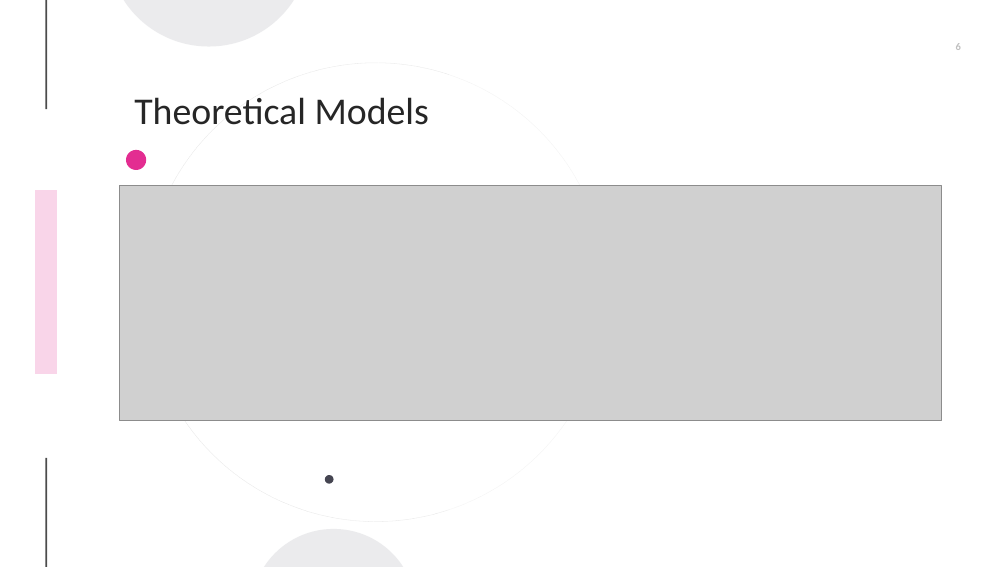
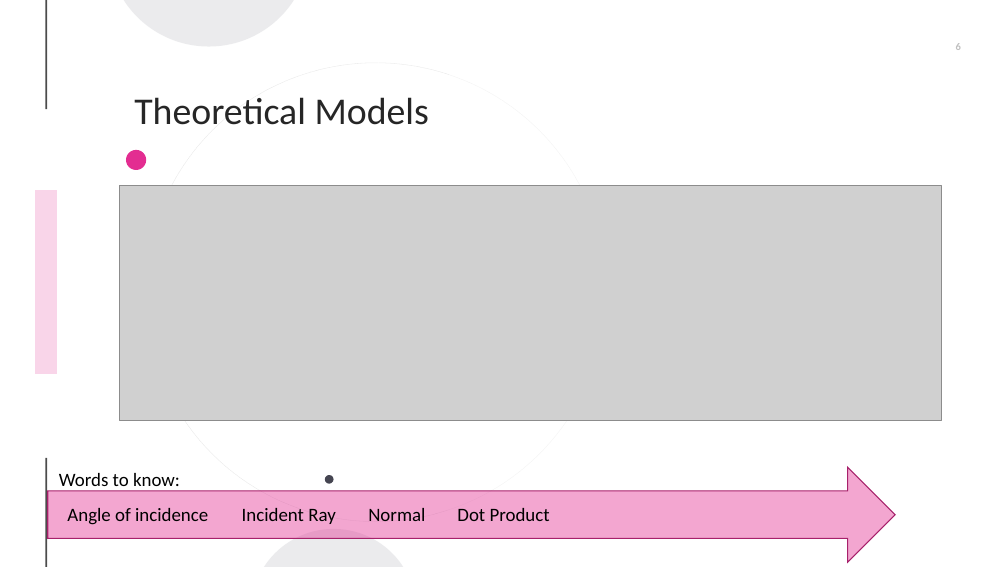
Before and after one commit to sorainsm/library-of-lighting-models, a slide deck: slide 6 of Commonality-Analysis/Lighting for Computer Graphics.pptx. Drawn at 1008x567 pixels with LibreOffice and Linux fonts; fonts in the diff are those of the drawing; grey boxes stand for pictures; background and template pictures are left out. Boxes give left, top, right and bottom in pixels: in the first picture for what was removed or moved away, otherwise in the second. Text is boxed around its words. In the diff, an @@ line names an element or a change of style, - is before the commit and + after.

```diff
--- a/Commonality-Analysis/Lighting for Computer Graphics.pptx
+++ b/Commonality-Analysis/Lighting for Computer Graphics.pptx
@@ right arrow added at bbox=[48, 467, 895, 563], fill #E32D91 at 42% opacity, outline #A8216B 1 pt @@
@@ text added at bbox=[59, 473, 180, 491], 18 pt, text #000000 @@
+Words to know:
@@ text added at bbox=[67, 508, 208, 525], 18 pt, text #000000 @@
+Angle of incidence
@@ text added at bbox=[242, 508, 335, 524], 18 pt, text #000000 @@
+Incident Ray
@@ text added at bbox=[368, 508, 425, 521], 18 pt, text #000000 @@
+Normal
@@ text added at bbox=[457, 508, 550, 521], 18 pt, text #000000 @@
+Dot Product
```
Also in this commit, not shown: 7 other slides changed, 1 slide added, 1 slide removed, 1 other file.
